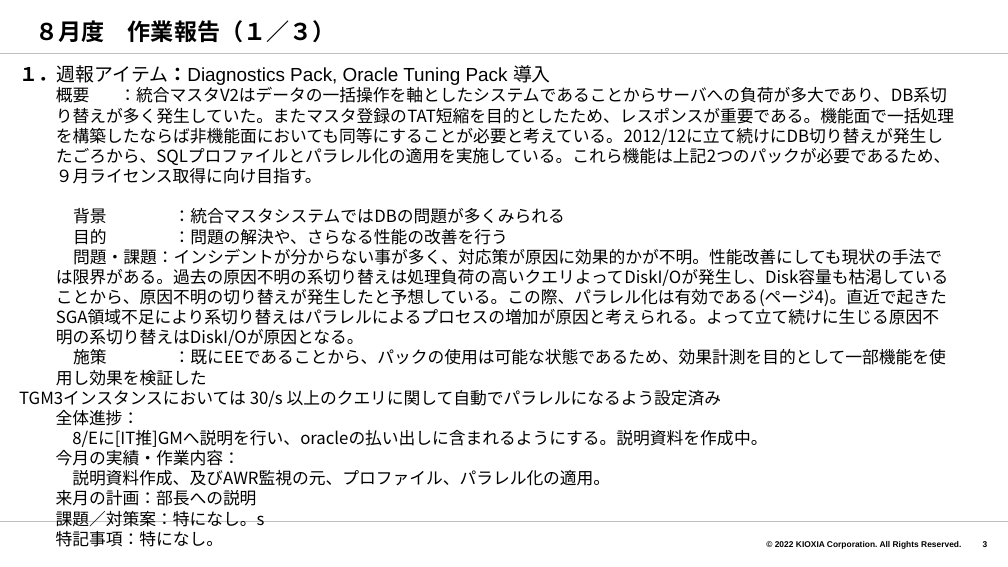
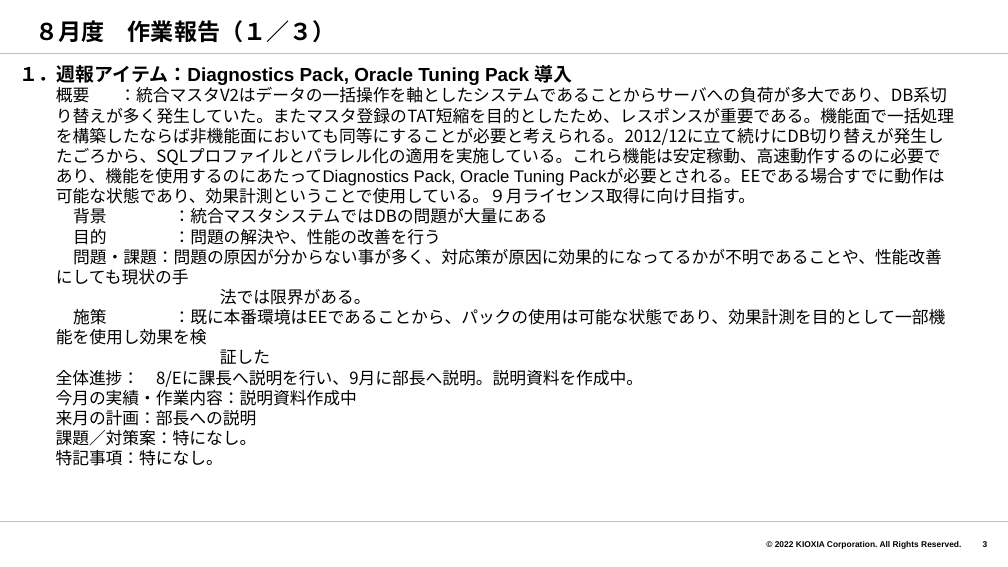
Before and after one commit to akiragm/Shared-Files, a slide deck: slide 3 of 月報_竹澤.pptx. Drawn at 1008x567 pixels with LibreOffice and Linux fonts; fonts in the diff are those of the drawing; background and template pictures are left out. Boxes give left, top, right and bottom in pixels: in the first picture for what was removed or moved away, otherwise in the second. Text is boxed around its words. In the diff, an @@ line names an element or a change of style, - is before the commit and + after.

Commit message:
Add files via upload
update

```diff
--- a/月報_竹澤.pptx
+++ b/月報_竹澤.pptx
@@ text at [19, 65, 954, 406]: text changed @@
-１．週報アイテム：Diagnostics Pack, Oracle Tuning Pack 導入
-概要 ：統合マスタV2はデータの一括操作を軸としたシステムであることからサーバへの負荷が多大であり、DB系切り替えが多く発生していた。またマスタ登録のTAT短縮を目的としたため、レスポンスが重要である。機能面で一括処理を構築したならば非機能面においても同等にすることが必要と考えている。2012/12に立て続けにDB切り替えが発生したごろから、SQLプロファイルとパラレル化の適用を実施している。これら機能は上記2つのパックが必要であるため、９月ライセンス取得に向け目指す。
-背景 ：統合マスタシステムではDBの問題が多くみられる
-目的 ：問題の解決や、さらなる性能の改善を行う
-問題・課題：インシデントが分からない事が多く、対応策が原因に効果的かが不明。性能改善にしても現状の手法では限界がある。過去の原因不明の系切り替えは処理負荷の高いクエリよってDiskI/Oが発生し、Disk容量も枯渇していることから、原因不明の切り替えが発生したと予想している。この際、パラレル化は有効である(ページ4)。直近で起きたSGA領域不足により系切り替えはパラレルによるプロセスの増加が原因と考えられる。よって立て続けに生じる原因不明の系切り替えはDiskI/Oが原因となる。
-施策 ：既にEEであることから、パックの使用は可能な状態であるため、効果計測を目的として一部機能を使用し効果を検証した
-TGM3インスタンスにおいては 30/s 以上のクエリに関して自動でパラレルになるよう設定済み
-全体進捗：
-8/Eに[IT推]GMへ説明を行い、oracleの払い出しに含まれるようにする。説明資料を作成中。
-今月の実績・作業内容：
-説明資料作成、及びAWR監視の元、プロファイル、パラレル化の適用。
+１．週報アイテム：Diagnostics Pack, Oracle Tuning Pack 導入
+概要 ：統合マスタV2はデータの一括操作を軸としたシステムであることからサーバへの負荷が多大であり、DB系切り替えが多く発生していた。またマスタ登録のTAT短縮を目的としたため、レスポンスが重要である。機能面で一括処理を構築したならば非機能面においても同等にすることが必要と考えられる。2012/12に立て続けにDB切り替えが発生したごろから、SQLプロファイルとパラレル化の適用を実施している。これら機能は安定稼動、高速動作するのに必要であり、機能を使用するのにあたってDiagnostics Pack, Oracle Tuning Packが必要とされる。EEである場合すでに動作は可能な状態であり、効果計測ということで使用している。９月ライセンス取得に向け目指す。
+背景 ：統合マスタシステムではDBの問題が大量にある
+目的 ：問題の解決や、性能の改善を行う
+問題・課題：問題の原因が分からない事が多く、対応策が原因に効果的になってるかが不明であることや、性能改善にしても現状の手
+法では限界がある。
+施策 ：既に本番環境はEEであることから、パックの使用は可能な状態であり、効果計測を目的として一部機能を使用し効果を検
+証した
+全体進捗： 8/Eに課長へ説明を行い、9月に部長へ説明。説明資料を作成中。
+今月の実績・作業内容：説明資料作成中
@@ text at [56, 430, 257, 446]: text changed @@
-課題／対策案：特になし。s
+課題／対策案：特になし。
```
Also in this commit, not shown: 4 other slides changed, 1 slide added.
